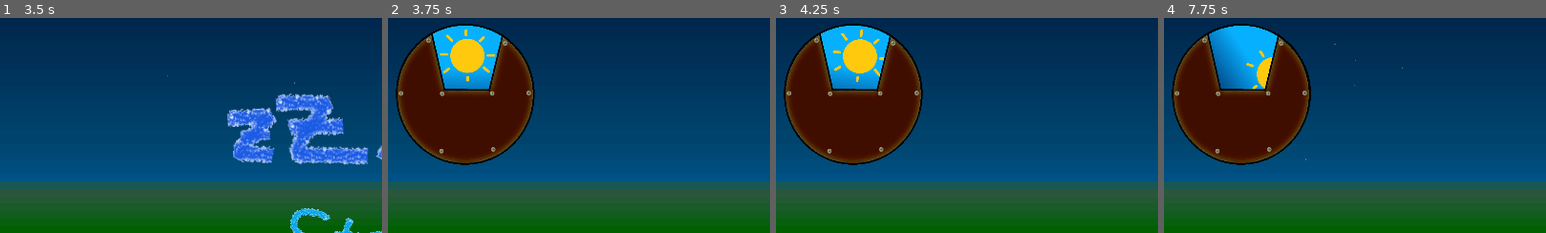
Above: before the commit, frames 1-4 (left to right).
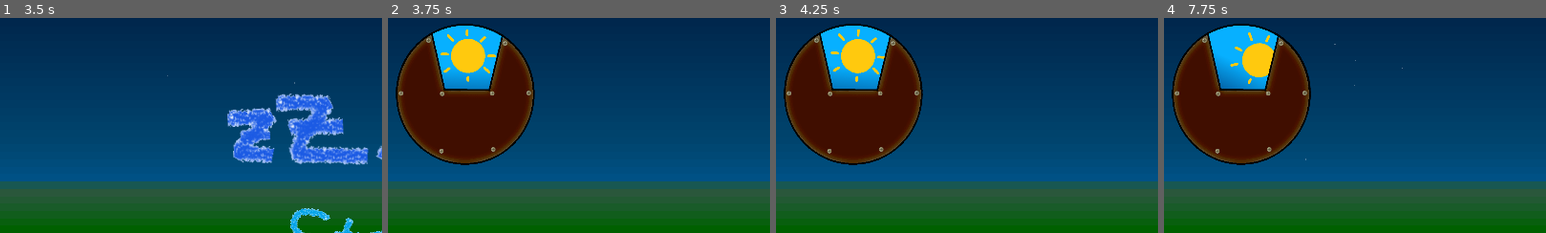
Above: after the commit, the same moments.

Repository: Glow-Project/gwj-55
Game: Godot game, scene res://intro.tscn
Two runs of this game, one before a commit and one after it. Both use one fixed random seed, a clock stepped at 60 frames per second and the inputs below.
Inputs (mouse positions are % of the whole screen's width and height, from its top left):
- Up to frame 1 (3.5 s): move the mouse to (72, 45) at 0.52 s; move the mouse to (30, 55) at 1.27 s; tap Enter at 2 s; move the mouse to (60, 28) at 2.02 s; tap Space at 2.75 s; move the mouse to (45, 70) at 2.77 s
- Up to frame 2 (3.75 s): click (50, 52) at 3.5 s
- Up to frame 3 (4.25 s): no input
- Up to frame 4 (7.75 s): move the mouse to (80, 65) at 4.27 s; move the mouse to (20, 35) at 5.02 s; move the mouse to (55, 50) at 5.77 s; move the mouse to (35, 25) at 6.52 s; move the mouse to (72, 45) at 7.27 s
The pictures show only the part of the screen within x 2-52%, y 0-50%; the shares and areas given below are measured in that part.

Frame 1 is identical in both runs. In frame 2, 0.3% of the frame differs, in the area x 2-39%, y 3-39%; in frame 3, 0.5%; in frame 4, 2.3%, in the area x 3-39%, y 3-42%.

Commit message:
sunclock: use tweens for more smooth rotations #9

Diff:
--- a/sunclock.gd
+++ b/sunclock.gd
@@ -2,16 +2,10 @@
 
 signal sunrise()
 
-@onready var step:int = 7
-@onready var degrees:int = 0
+@export var duration:int = 30
 
-func _on_timer_timeout():
-	$Clock.global_rotation_degrees+=step
-
-	# use dedicated degree variable, since the global_rotation_degrees variable
-	# wraps around
-	degrees += step
-	if degrees >= 360:
-		$Timer.stop()
-		emit_signal("sunrise")
-	$ClockSound.volume_db = min($ClockSound.volume_db+1, -25)
+func _ready():
+	var tween = create_tween()
+	tween.tween_property($Clock, "global_rotation_degrees", 360, duration)
+	tween.tween_property($ClockSound, "volume_db", -25, duration)
+	tween.tween_callback(func():emit_signal("sunrise"))
